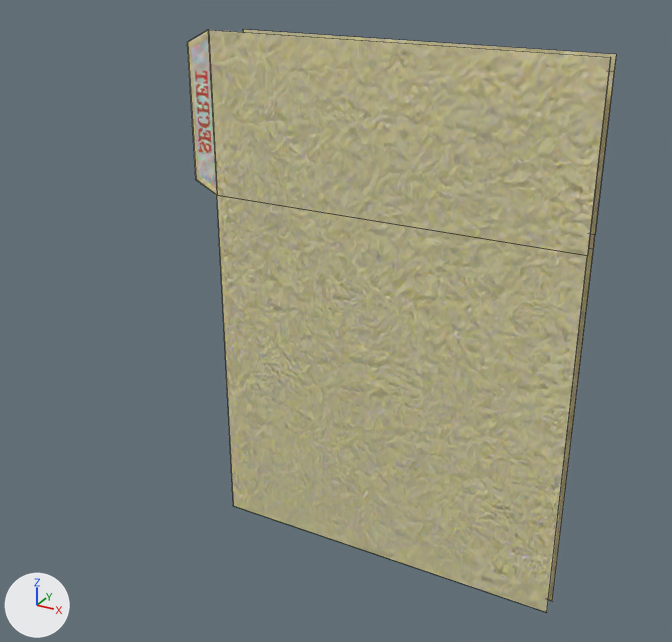
What one commit did to the Blender file Assets/Models/File.blend.
The view is the same before and after, from a 50 mm lens placed at (3.38, -6.96, 3.46), pointed at (-0.36, -0.15, 0.05). The lights are fixed; the arrows at lower left show +X, +Y and +Z. Mesh edges are drawn as thin lines.

In view in the first picture: 'Back', 'Front'.
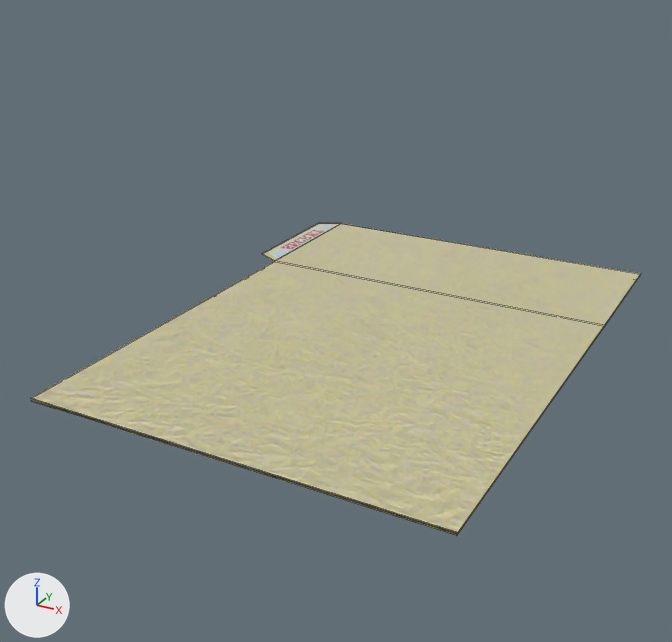
Where the change shows, as pixel boxes [x1, y1, x2, y2] in the pictures (672 x 642 px):
'Back', mesh turned, moved: before [187, 30, 611, 612]; after [31, 223, 641, 533]
'Front', mesh turned, moved: before [243, 29, 616, 601]; after [31, 276, 640, 535]

The edits, one by one:
me_cube has 16 vertices, 14 faces and spans x -1.96..1.79, y -0.01..0.01, z -2.54..2.47.
me_cube is used by ob_back; location (0.0, 0.0, 0.03).
me_cube part 1: the whole mesh is turned -90 degrees about the x axis through its middle, then moved by (0.0, -0.03, 0.06).
me_cube_002 has 24 vertices, 23 faces and spans x -3.53..-0.01, y -0.01..0.01, z -2.51..2.51.
me_cube_002 is used by ob_front; location (1.8, 0.17, 0.0).
me_cube_002 part 2: the whole mesh is turned -90 degrees about the x axis through its middle, then moved by (0.01, -0.02, 0.0).
Object 'Back' (ob_back) moves from (0.0, 0.0, 0.03) to (0.0, 0.0, 0.0).
Object 'Front' (ob_front) moves from (1.8, 0.17, 0.0) to (1.78, 0.0, 0.0).
